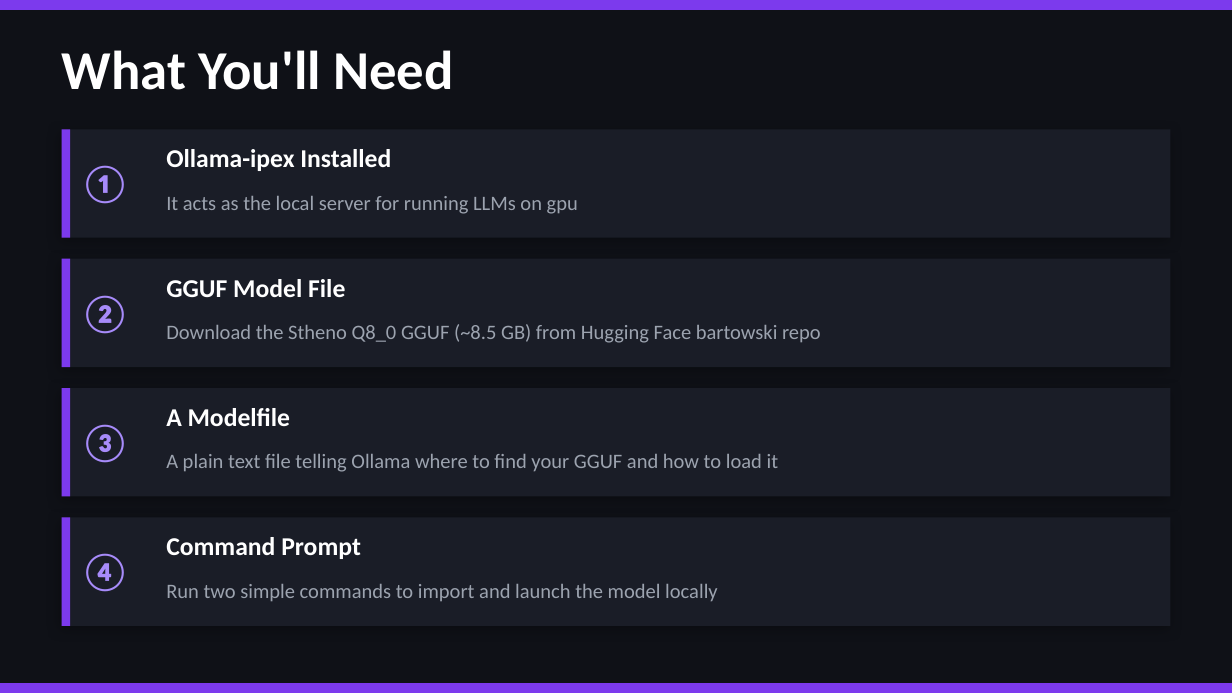
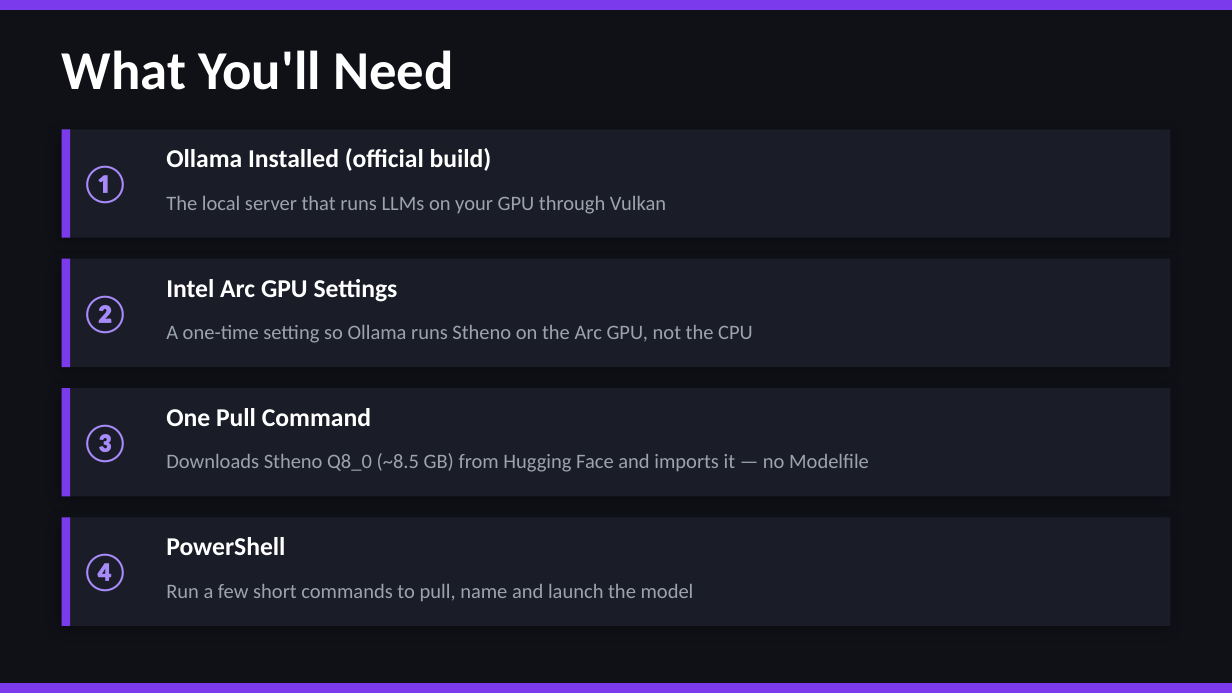
Before and after one commit to Adithya210207/personality-ai-chatbot, a slide deck: slide 2 of Documentary/Stheno_Ollama_Setup_Guide_for_my_Chatbots_backend (2).pptx. Drawn at 1232x693 pixels with LibreOffice and Linux fonts; fonts in the diff are those of the drawing. Boxes give left, top, right and bottom in pixels: in the first picture for what was removed or moved away, otherwise in the second. Text is boxed around its words. In the diff, an @@ line names an element or a change of style, - is before the commit and + after.

Commit message:
Update documentation, setup guide with Vulkan GPU instructions, and add sample chat histories

```diff
--- a/Documentary/Stheno_Ollama_Setup_Guide_for_my_Chatbots_backend (2).pptx
+++ b/Documentary/Stheno_Ollama_Setup_Guide_for_my_Chatbots_backend (2).pptx
@@ text at box(166, 148, 492, 171): text changed @@
-Ollama-ipex Installed
+Ollama Installed (official build)
@@ text at box(166, 196, 666, 214): text changed @@
-It acts as the local server for running LLMs on gpu
+The local server that runs LLMs on your GPU through Vulkan
@@ text at box(166, 279, 398, 302): text changed @@
-GGUF Model File
+Intel Arc GPU Settings
@@ text at box(166, 325, 753, 343): text changed @@
-Download the Stheno Q8_0 GGUF (~8.5 GB) from Hugging Face bartowski repo
+A one-time setting so Ollama runs Stheno on the Arc GPU, not the CPU
@@ text at box(166, 408, 371, 426): text changed @@
-A Modelfile
+One Pull Command
@@ text at box(166, 453, 869, 472): text changed @@
-A plain text file telling Ollama where to find your GGUF and how to load it
+Downloads Stheno Q8_0 (~8.5 GB) from Hugging Face and imports it — no Modelfile
@@ text at box(166, 537, 285, 555): text changed @@
-Command Prompt
+PowerShell
@@ text at box(166, 584, 694, 602): text changed @@
-Run two simple commands to import and launch the model locally
+Run a few short commands to pull, name and launch the model
```
Also in this commit, not shown: 10 other slides changed, 11 other files.
